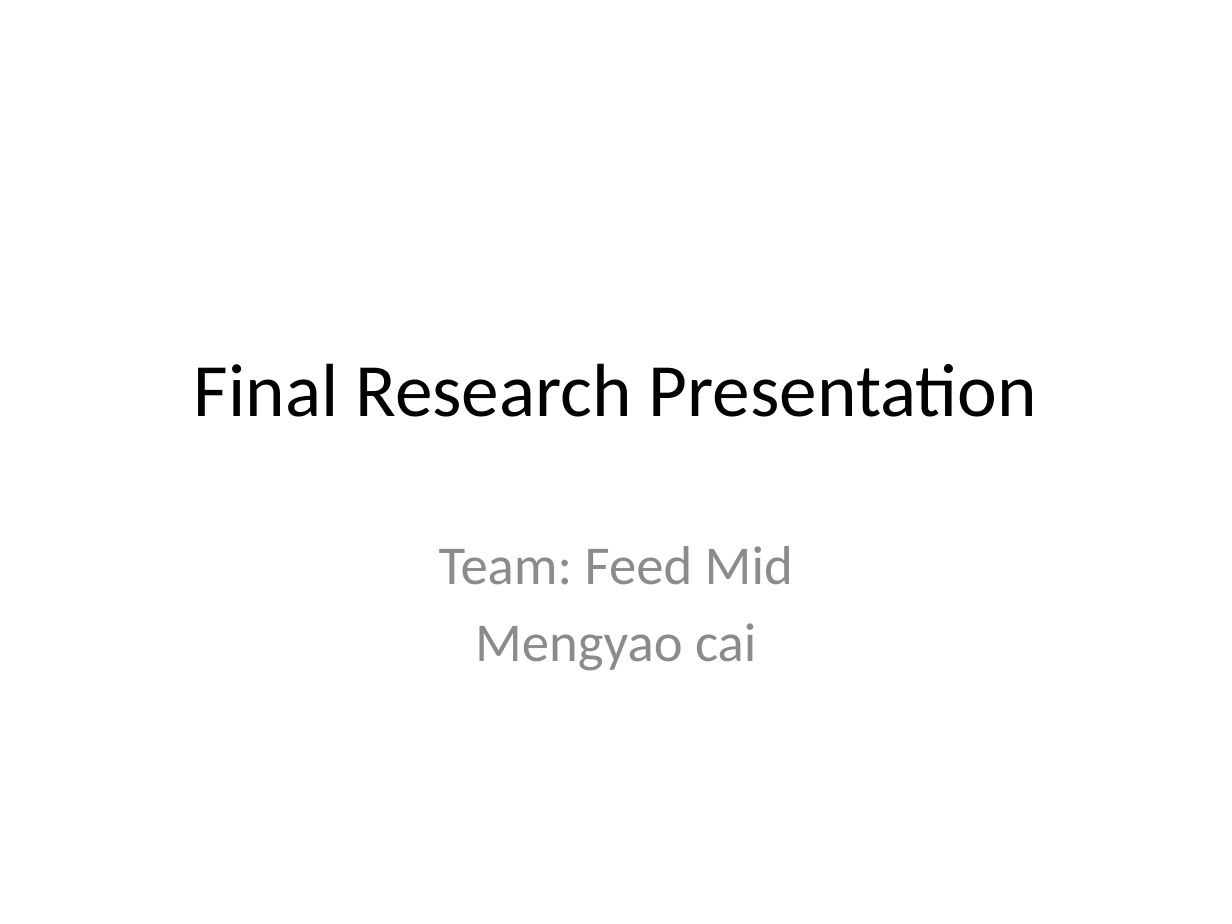
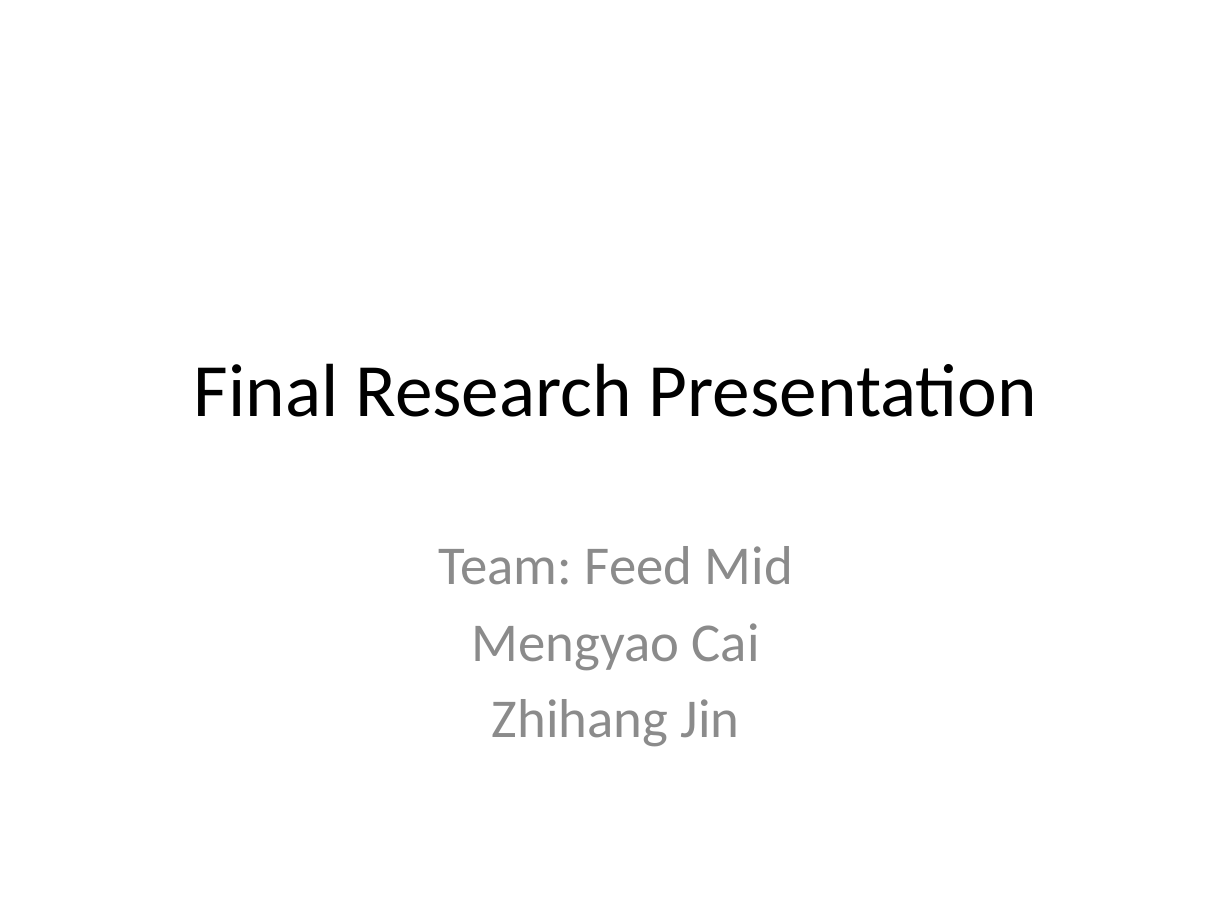
Before and after one commit to kaxi1111/SB, a slide deck: slide 1 of Final Research Presentation.pptx. Drawn at 1232x924 pixels with LibreOffice and Linux fonts; fonts in the diff are those of the drawing. Boxes give left, top, right and bottom in pixels: in the first picture for what was removed or moved away, otherwise in the second. Text is boxed around its words. In the diff, an @@ line names an element or a change of style, - is before the commit and + after.

```diff
--- a/Final Research Presentation.pptx
+++ b/Final Research Presentation.pptx
@@ subtitle at [472,623,760,747]: text changed @@
-Mengyao cai
+Mengyao Cai
+Zhihang Jin
```
Also in this commit, not shown: 2 other slides changed, 9 slides added, 1 slide removed, 2 other files.
